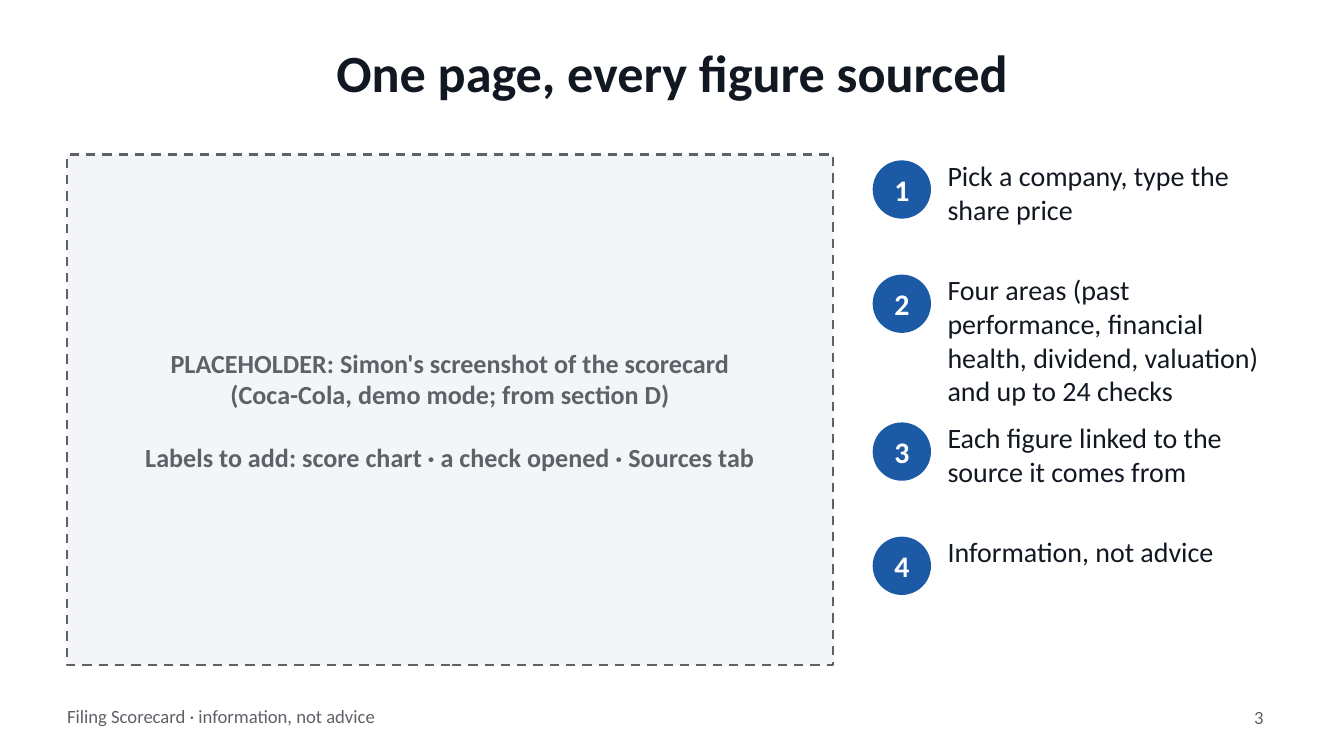
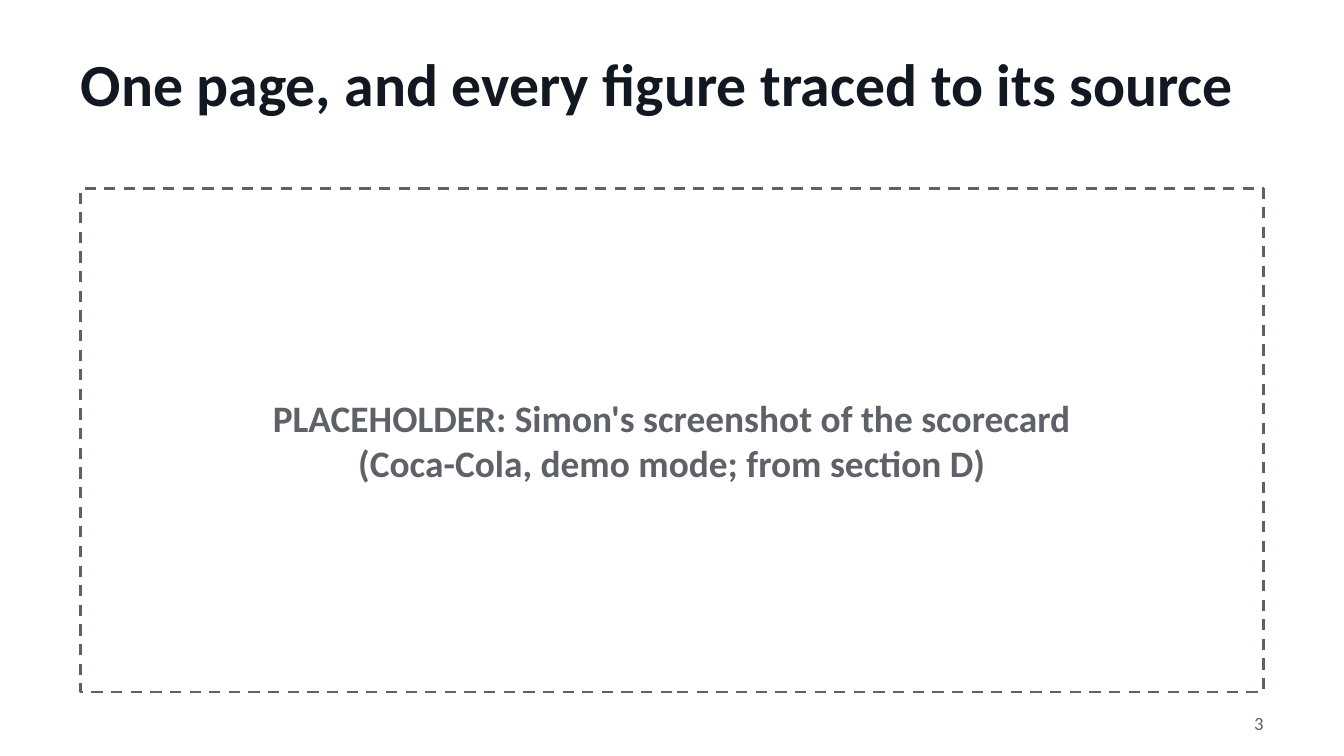
Before and after one commit to BossToGo/filing-scorecard, a slide deck: slide 3 of docs/slides/filing-scorecard.pptx. Drawn at 1344x756 pixels with LibreOffice and Linux fonts; fonts in the diff are those of the drawing. Boxes give left, top, right and bottom in pixels: in the first picture for what was removed or moved away, otherwise in the second. Text is boxed around its words. In the diff, an @@ line names an element or a change of style, - is before the commit and + after.

```diff
--- a/docs/slides/filing-scorecard.pptx
+++ b/docs/slides/filing-scorecard.pptx
@@ title at (81, 64, 1232, 116): text changed; size 28 to 32 pt @@
-One page, every figure sourced
+One page, and every figure traced to its source
@@ ellipse removed at (874, 161, 930, 218) @@
@@ text removed at (948, 166, 1229, 225) @@
-Pick a company, type the share price
@@ rectangle: place and size @@
-rectangle at (67, 155, 833, 665)
+rectangle at (81, 188, 1263, 692)
@@ rectangle at (81, 188, 1263, 692): fill #F3F5F8 to #FFFFFF; outline #5E6268 1.25 pt dashed to #5E6268 1.5 pt dashed @@
@@ text "PLACEHOLDER: Simon's screenshot of the ...": place and size @@
-text "PLACEHOLDER: Simon's screenshot of the ..." at (145, 354, 754, 471)
+text "PLACEHOLDER: Simon's screenshot of the ..." at (273, 406, 1070, 483)
@@ text "PLACEHOLDER: Simon's screenshot of the ..." at (273, 406, 1070, 483): size 14 to 20 pt @@
@@ text removed at (894, 181, 909, 201) @@
-1
@@ ellipse removed at (874, 276, 930, 332) @@
@@ text removed at (894, 295, 909, 315) @@
-2
@@ text removed at (948, 279, 1258, 402) @@
-Four areas (past performance, financial health, dividend, valuation) and up to 24 checks
@@ text at (145, 448, 754, 471): paragraph removed @@
-Labels to add: score chart · a check opened · Sources tab
@@ ellipse removed at (874, 423, 930, 480) @@
@@ text removed at (894, 443, 909, 463) @@
-3
@@ text removed at (948, 428, 1222, 483) @@
-Each figure linked to the source it comes from
@@ ellipse removed at (874, 538, 930, 594) @@
@@ text removed at (894, 557, 909, 577) @@
-4
@@ text removed at (948, 542, 1213, 566) @@
-Information, not advice
@@ text removed at (67, 710, 374, 726) @@
-Filing Scorecard · information, not advice
@@ page number: place and size @@
-page number at (1254, 712, 1263, 724)
+page number at (1254, 718, 1263, 730)
```
Also in this commit, not shown: 4 other slides changed, 6 slides added, 5 slides removed, 3 other files.
